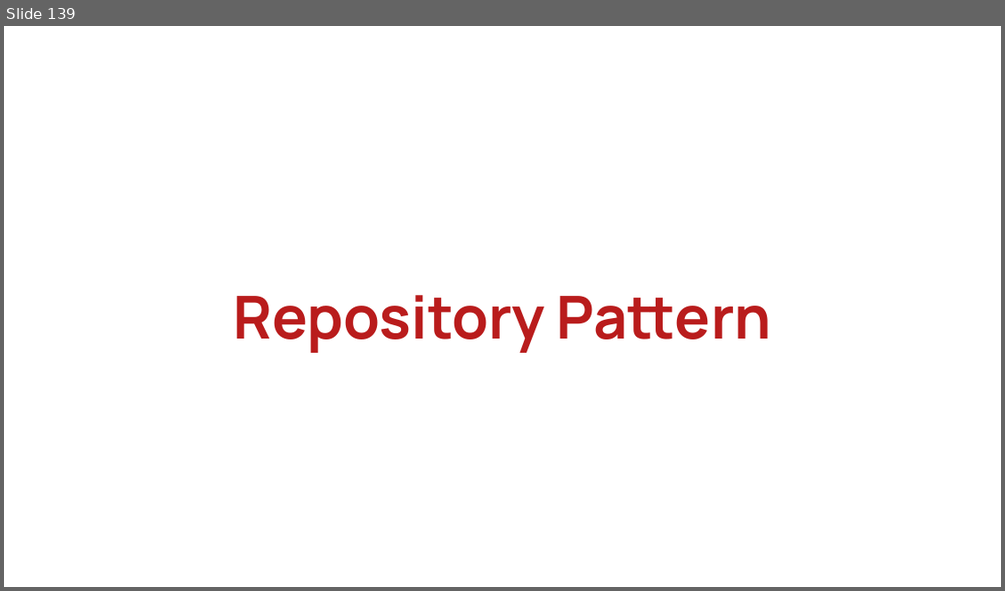
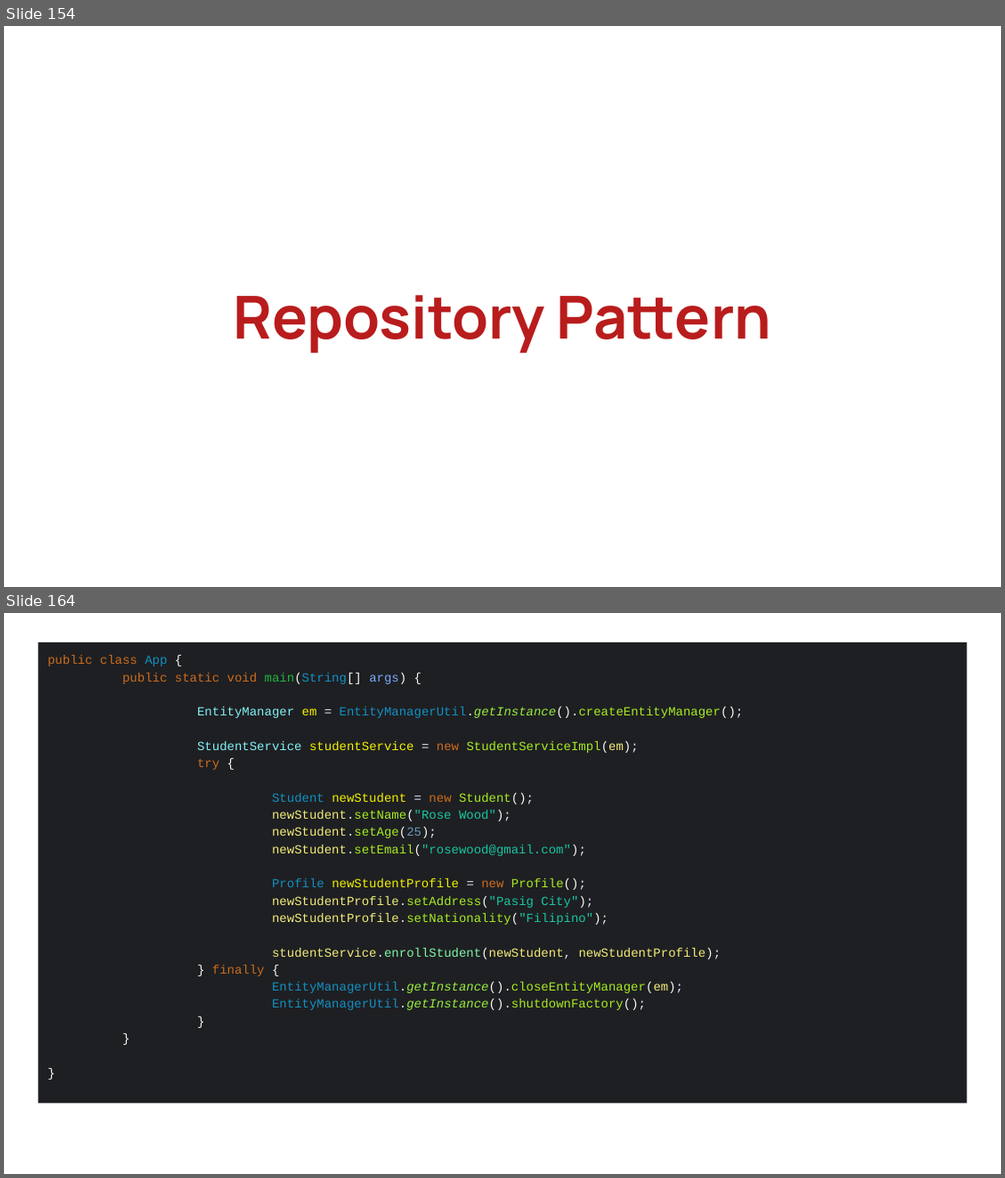
Before and after one commit to rlimosenero/rey-limosenero_java101, a slide deck: Java Persistence & Hibernate.pptx. Shown one above the other, each under a label of ours: slide 139 before the commit, slides 154 and 164 after it; the slides between them are not shown. The pictures are 1005x591 and 1005x1178 pixels, drawn with LibreOffice and Linux fonts; fonts in the diff are those of the drawing; background and template pictures are left out. Boxes give left, top, right and bottom in pixels: in the first picture for what was removed or moved away, otherwise in the second. Text is boxed around its words. In the diff, an @@ line names an element or a change of style, - is before the commit and + after.

```diff
--- a/Java Persistence & Hibernate.pptx
+++ b/Java Persistence & Hibernate.pptx
@@ slide 164 added at (x1=4, y1=613, x2=1001, y2=1174), background picture (left out) @@
@@ rectangle added at (x1=39, y1=642, x2=967, y2=1103), fill #1E1F22, 12 pt, text #A7EC21 @@
+public class App {
+public static void main(String[] args) {
+EntityManager em = EntityManagerUtil.getInstance().createEntityManager();
+StudentService studentService = new StudentServiceImpl(em);
+try {
+Student newStudent = new Student();
+newStudent.setName("Rose Wood");
+newStudent.setAge(25);
+newStudent.setEmail("rosewood@gmail.com");
+Profile newStudentProfile = new Profile();
+newStudentProfile.setAddress("Pasig City");
+newStudentProfile.setNationality("Filipino");
+studentService.enrollStudent(newStudent, newStudentProfile);
+} finally {
+EntityManagerUtil.getInstance().closeEntityManager(em);
+EntityManagerUtil.getInstance().shutdownFactory();
+}
+}
+}
@@ what was slide 139 is now slide 154 @@
```
Also in this commit, not shown: 23 slides changed, 26 other slides added, 4 slides removed.
